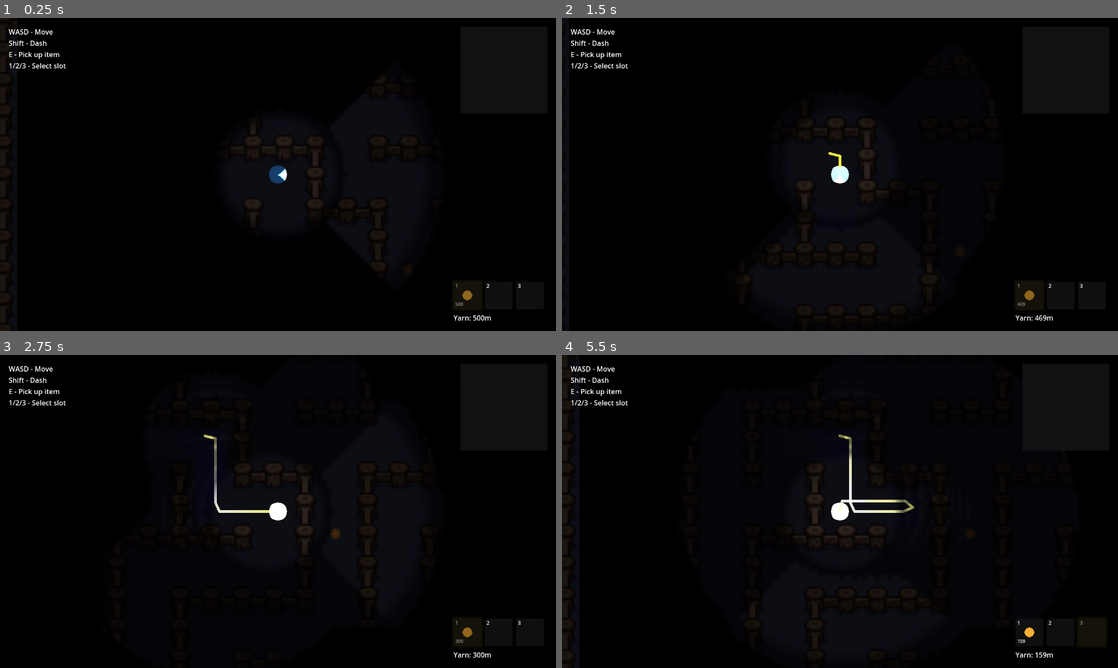
Above: before the commit, frames 1-4 (two rows, left to right).
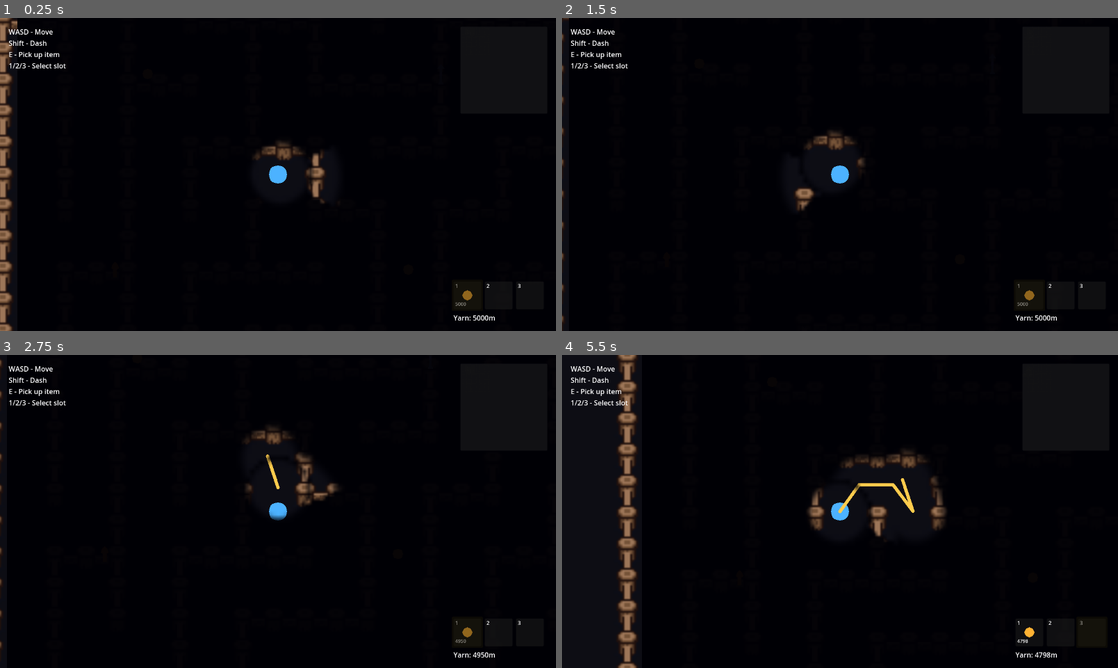
Above: after the commit, the same moments.

Repository: andye132/minos
Game: Godot game, scene res://scenes/main.tscn
Same seed, same stepped clock (60 frames per second), same inputs: the game is played once before the commit and once after it.
Inputs (mouse positions are in pixels of both pictures, inside the frame that each line leads up to):
- Up to frame 1 (0.25 s): no input
- Up to frame 2 (1.5 s): tap Enter at 0.5 s; move the mouse to (962, 158) at 0.52 s; hold D (move_right) 0.53-1.28 s; tap Shift (dash) at 0.6, 1.35 s; tap Space at 1.25 s; move the mouse to (728, 190) at 1.27 s; hold S (move_down) from 1.28 s (still down)
- Up to frame 3 (2.75 s): move the mouse to (333, 442) at 2.02 s; release S (move_down) at 2.03 s; hold D (move_right) from 2.03 s (still down); tap E (interact) at 2.1 s; tap Shift (dash) at 2.3 s
- Up to frame 4 (5.5 s): tap Enter at 2.75 s; move the mouse to (812, 574) at 2.77 s; release D (move_right) at 2.78 s; hold W (move_up) 2.78-3.53 s; tap 1 (slot_1) at 2.85 s; tap Shift (dash) at 3.05, 3.8, 4.55, 5.1 s; move the mouse to (1006, 558) at 3.52 s; hold A (move_left) 3.53-5.03 s; tap 2 (slot_2) at 3.6 s; move the mouse to (673, 464) at 4.27 s; tap 3 (slot_3) at 4.35 s; tap Space at 5 s; move the mouse to (867, 511) at 5.02 s; hold S (move_down) from 5.03 s (still down)

The runs differ from the first frame. In frame 1, 2.8% of the frame differs, in the area x 0-89%, y 0-100%; in frame 2, 1.5%; in frame 3, 2.0%; in frame 4, 5.2%, in the area x 9-89%, y 0-100%.

Commit message:
Added fog of war, currently have slow spacing yarn layout

Diff:
--- a/scenes/main.tscn
+++ b/scenes/main.tscn
@@ -164,6 +164,3 @@
 Shift - Dash
 E - Pick up item
 1/2/3 - Select slot"
-
-[node name="CanvasModulate" type="CanvasModulate" parent="."]
-color = Color(0.18717614, 0.18717614, 0.18717614, 1)
--- a/scenes/player.tscn
+++ b/scenes/player.tscn
@@ -1,20 +1,20 @@
-[gd_scene load_steps=8 format=3 uid="uid://player123"]
+[gd_scene load_steps=9 format=3 uid="uid://player123"]
 
 [ext_resource type="Script" uid="uid://bvixxpfba26ot" path="res://scripts/player.gd" id="1_player"]
 [ext_resource type="Script" uid="uid://swx1dn8cm5tt" path="res://scripts/inventory.gd" id="2_inventory"]
+[ext_resource type="Texture2D" uid="uid://d0dsbux5isdfs" path="res://Images/texture.tres" id="2_qhqgy"]
 
 [sub_resource type="CircleShape2D" id="CircleShape2D_player"]
 radius = 16.0
 
 [sub_resource type="Gradient" id="Gradient_g2els"]
-offsets = PackedFloat32Array(0.2, 0.21333334, 1)
-colors = PackedColorArray(0.9396552, 0.9396552, 0.9396552, 1, 1, 1, 1, 1, 0, 0, 0, 1)
+offsets = PackedFloat32Array(0.072916664, 0.7395833)
+colors = PackedColorArray(1, 1, 1, 1, 0, 0, 0, 1)
 
 [sub_resource type="GradientTexture2D" id="GradientTexture2D_qhqgy"]
 gradient = SubResource("Gradient_g2els")
 fill = 1
-fill_from = Vector2(0.5, 0.4906542)
-fill_to = Vector2(0.5, 0)
+fill_from = Vector2(0.49375, 0.50625)
 
 [sub_resource type="CircleShape2D" id="CircleShape2D_pickup"]
 radius = 40.0
@@ -28,6 +28,9 @@
 z_index = 5
 collision_mask = 2
 script = ExtResource("1_player")
+move_speed = 100.0
+dash_duration = 0.1
+dash_cooldown = 3.0
 
 [node name="CollisionShape2D" type="CollisionShape2D" parent="."]
 shape = SubResource("CircleShape2D_player")
@@ -37,19 +40,12 @@
 polygon = PackedVector2Array(-12, -8, -8, -12, 0, -14, 8, -12, 12, -8, 14, 0, 12, 8, 8, 12, 0, 14, -8, 12, -12, 8, -14, 0)
 
 [node name="Flashlight" type="PointLight2D" parent="."]
-color = Color(1, 0.95, 0.85, 1)
-energy = 4.0
-shadow_enabled = true
-shadow_color = Color(0, 0, 0, 0.9)
-shadow_filter = 2
+enabled = false
 texture = SubResource("GradientTexture2D_qhqgy")
-texture_scale = 2.5
 
 [node name="AmbientLight" type="PointLight2D" parent="."]
-color = Color(0.6, 0.7, 1, 1)
-energy = 0.25
-texture = SubResource("GradientTexture2D_qhqgy")
-texture_scale = 0.8
+enabled = false
+texture = ExtResource("2_qhqgy")
 
 [node name="DashTimer" type="Timer" parent="."]
 one_shot = true
--- a/scripts/fog_of_war.gd
+++ b/scripts/fog_of_war.gd
@@ -11,12 +11,12 @@
 
 # Fog settings
 @export var fog_color: Color = Color(0.0, 0.0, 0.02, 0.97)
-@export var revealed_color: Color = Color(0.0, 0.0, 0.02, 0.6)  # Previously seen areas
-@export var clear_color: Color = Color(0, 0, 0, 0)  # Currently visible
-
-@export var flashlight_range: float = 250.0
-@export var flashlight_angle: float = 45.0
-@export var yarn_glow_radius: float = 100.0
+@export var revealed_color: Color = Color(0.0, 0.0, 0.0, 1.0)  # Previously seen areas
+@export var clear_color: Color = Color(0.0, 0.0, 0.0, 0.49)  # Currently visible
+
+@export var flashlight_range: float = 100.0
+@export var flashlight_angle: float = 30.0
+@export var yarn_glow_radius: float = 50.0
 @export var resolution_scale: float = 0.15  # Lower = better performance
 
 # Fog map dimensions (will be set based on maze)
@@ -77,16 +77,25 @@
 	var scale_x = float(fog_width) / world_width
 	var scale_y = float(fog_height) / world_height
 
-	# Clear areas around flashlight
+	# Clear areas around flashlight (follows mouse cursor)
 	if player:
 		var player_pos = player.global_position
-		var look_dir = player.look_direction
+		var mouse_pos = player.get_global_mouse_position()
+		var look_dir = (mouse_pos - player_pos).normalized()
+		if look_dir.length() < 0.1:
+			look_dir = Vector2.RIGHT
 		_clear_flashlight_cone(player_pos, look_dir, scale_x, scale_y)
 
-	# Clear areas around yarn
+	# Clear areas along the entire yarn LINE (not just at points)
 	if yarn_trail:
-		for yarn_pos in yarn_trail.get_points():
-			_clear_circle(yarn_pos, yarn_glow_radius, scale_x, scale_y)
+		var points = yarn_trail.get_points()
+		if points.size() > 0:
+			# Clear along each line segment
+			for i in range(points.size() - 1):
+				_clear_line_segment(points[i], points[i + 1], yarn_glow_radius, scale_x, scale_y)
+			# Also clear at the last point
+			if points.size() > 0:
+				_clear_circle(points[points.size() - 1], yarn_glow_radius, scale_x, scale_y)
 
 	# Apply revealed areas (show as slightly less dark)
 	_apply_revealed_areas()
@@ -138,6 +147,56 @@
 				revealed_map.set_pixel(px, py, Color(1, 1, 1, 1))
 
 
+func _clear_line_segment(start: Vector2, end: Vector2, radius: float, scale_x: float, scale_y: float) -> void:
+	# Clear fog along the entire line segment with smooth edges
+	var fog_start = Vector2(start.x * scale_x, start.y * scale_y)
+	var fog_end = Vector2(end.x * scale_x, end.y * scale_y)
+	var fog_radius = radius * max(scale_x, scale_y)
+
+	var line_vec = fog_end - fog_start
+	var line_length = line_vec.length()
+
+	if line_length < 0.1:
+		return
+
+	var line_dir = line_vec / line_length
+
+	# Calculate bounding box for the line segment
+	var min_x = int(min(fog_start.x, fog_end.x) - fog_radius) - 1
+	var max_x = int(max(fog_start.x, fog_end.x) + fog_radius) + 1
+	var min_y = int(min(fog_start.y, fog_end.y) - fog_radius) - 1
+	var max_y = int(max(fog_start.y, fog_end.y) + fog_radius) + 1
+
+	min_x = clampi(min_x, 0, fog_width - 1)
+	max_x = clampi(max_x, 0, fog_width - 1)
+	min_y = clampi(min_y, 0, fog_height - 1)
+	max_y = clampi(max_y, 0, fog_height - 1)
+
+	for py in range(min_y, max_y + 1):
+		for px in range(min_x, max_x + 1):
+			var pixel_pos = Vector2(px, py)
+
+			# Calculate distance from pixel to line segment
+			var to_pixel = pixel_pos - fog_start
+			var t = clampf(to_pixel.dot(line_dir) / line_length, 0.0, 1.0)
+			var closest_point = fog_start + line_dir * (t * line_length)
+			var dist = pixel_pos.distance_to(closest_point)
+
+			if dist <= fog_radius:
+				# Smooth falloff at edges
+				var alpha = 0.0
+				var edge_dist = fog_radius * 0.3
+				if dist > fog_radius - edge_dist:
+					alpha = (dist - (fog_radius - edge_dist)) / edge_dist * fog_color.a
+
+				var current = fog_image.get_pixel(px, py)
+				if alpha < current.a:
+					fog_image.set_pixel(px, py, Color(fog_color.r, fog_color.g, fog_color.b, alpha))
+
+				# Mark as revealed
+				revealed_map.set_pixel(px, py, Color(1, 1, 1, 1))
+
+
 func _clear_circle(center: Vector2, radius: float, scale_x: float, scale_y: float) -> void:
 	var fog_center = Vector2(center.x * scale_x, center.y * scale_y)
 	var fog_radius = radius * max(scale_x, scale_y)
--- a/scripts/minimap.gd
+++ b/scripts/minimap.gd
@@ -1,8 +1,8 @@
 extends SubViewportContainer
 class_name Minimap
 
-const MINIMAP_SIZE: Vector2 = Vector2(200, 200)  # Fixed size for minimap display
-
+# Minimap display settings
+@export var max_minimap_size: float = 200.0  # Maximum dimension
 @export var margin: Vector2 = Vector2(20, 20)
 
 @onready var viewport: SubViewport = $SubViewport
@@ -14,6 +14,7 @@
 var maze_bounds: Vector2 = Vector2(800, 600)
 var maze_ref: MazeGen
 var yarn_trail_ref: YarnTrail
+var minimap_size: Vector2 = Vector2(200, 200)
 
 
 func _ready() -> void:
@@ -31,11 +32,19 @@
 
 func _position_minimap() -> void:
 	var screen_size = get_viewport_rect().size
-	position = Vector2(screen_size.x - MINIMAP_SIZE.x - margin.x, margin.y)
+	position = Vector2(screen_size.x - minimap_size.x - margin.x, margin.y)
 
 
 func set_maze_bounds(bounds: Vector2) -> void:
 	maze_bounds = bounds
+	# Calculate minimap size to maintain aspect ratio
+	var aspect = bounds.x / bounds.y
+	if aspect >= 1.0:
+		# Wider than tall
+		minimap_size = Vector2(max_minimap_size, max_minimap_size / aspect)
+	else:
+		# Taller than wide
+		minimap_size = Vector2(max_minimap_size * aspect, max_minimap_size)
 	_update_minimap_size()
 
 
@@ -52,16 +61,16 @@
 
 
 func _update_minimap_size() -> void:
-	custom_minimum_size = MINIMAP_SIZE
-	size = MINIMAP_SIZE
+	custom_minimum_size = minimap_size
+	size = minimap_size
 
 	if viewport:
-		viewport.size = Vector2i(MINIMAP_SIZE)
+		viewport.size = Vector2i(minimap_size)
 
 	if minimap_camera:
 		# Calculate zoom to fit entire maze in minimap
-		var zoom_x = MINIMAP_SIZE.x / maze_bounds.x
-		var zoom_y = MINIMAP_SIZE.y / maze_bounds.y
+		var zoom_x = minimap_size.x / maze_bounds.x
+		var zoom_y = minimap_size.y / maze_bounds.y
 		var zoom_val = min(zoom_x, zoom_y)
 		minimap_camera.zoom = Vector2(zoom_val, zoom_val)
 		minimap_camera.position = maze_bounds / 2
@@ -113,4 +122,4 @@
 
 
 func get_current_size() -> Vector2:
-	return MINIMAP_SIZE
+	return minimap_size
--- a/scripts/player.gd
+++ b/scripts/player.gd
@@ -3,11 +3,11 @@
 
 # Movement
 @export var move_speed: float = 200.0
-@export var acceleration: float = 1500.0
+@export var acceleration: float = 1000.0
 @export var friction: float = 1200.0
 
 # Dash
-@export var dash_speed: float = 600.0
+@export var dash_speed: float = 300.0
 @export var dash_duration: float = 0.15
 @export var dash_cooldown: float = 0.8
 
@@ -16,10 +16,11 @@
 var can_dash: bool = true
 var dash_direction: Vector2 = Vector2.ZERO
 var look_direction: Vector2 = Vector2.RIGHT
+var current_flashlight_angle: float = 0.0  # For smooth rotation
 
 # Yarn
-@export var starting_yarn: float = 500.0  # Starting yarn units
-var yarn_in_inventory: float = 500.0  # How much yarn we can still lay down
+@export var starting_yarn: float = 5000.0  # Starting yarn units
+var yarn_in_inventory: float = 5000.0  # How much yarn we can still lay down
 
 # References
 @onready var flashlight: PointLight2D = $Flashlight
@@ -74,37 +75,19 @@
 
 
 func _create_light_textures() -> void:
-	# Create a proper cone/wedge texture for the flashlight
-	var cone_image = _create_cone_image(512, 512, 45.0)  # 45 degree half-angle cone
-	var cone_image_texture = ImageTexture.create_from_image(cone_image)
-	flashlight.texture = cone_image_texture
-	flashlight.texture_scale = 1.5
-
-	# Radial texture for ambient light
-	radial_texture = GradientTexture2D.new()
-	radial_texture.width = 256
-	radial_texture.height = 256
-	radial_texture.fill = GradientTexture2D.FILL_RADIAL
-	radial_texture.fill_from = Vector2(0.5, 0.5)
-	radial_texture.fill_to = Vector2(0.5, 0.0)
-
-	var radial_gradient = Gradient.new()
-	radial_gradient.set_offset(0, 0.0)
-	radial_gradient.set_color(0, Color(1, 1, 1, 1))
-	radial_gradient.set_offset(1, 1.0)
-	radial_gradient.set_color(1, Color(1, 1, 1, 0))
-	radial_texture.gradient = radial_gradient
-	ambient_light.texture = radial_texture
+	# Disable lights - fog of war handles visibility
+	flashlight.enabled = false
+	ambient_light.enabled = false
 
 
 func _create_cone_image(width: int, height: int, half_angle_deg: float) -> Image:
-	# Create a cone-shaped light texture
-	# The cone points to the right (angle 0) and will be rotated by the flashlight
+	# Create a smooth cone with bright center
 	var image = Image.create(width, height, false, Image.FORMAT_RGBA8)
 
 	var center = Vector2(width / 2.0, height / 2.0)
 	var half_angle_rad = deg_to_rad(half_angle_deg)
 	var max_dist = width / 2.0
+	var center_radius = max_dist * 0.12
 
 	for y in range(height):
 		for x in range(width):
@@ -112,24 +95,37 @@
 			var dist = pos.length()
 			var angle = abs(atan2(pos.y, pos.x))
 
-			# Check if within cone angle (pointing right, so angle from 0)
-			if angle <= half_angle_rad and pos.x >= 0:
-				# Inside the cone
-				var dist_factor = 1.0 - (dist / max_dist)
+			var alpha = 0.0
+
+			# Bright center circle
+			if dist < center_radius:
+				var center_falloff = dist / center_radius
+				alpha = 1.0 - (center_falloff * 0.1)  # Slight falloff from very center
+			# Cone area with smooth edges
+			elif angle <= half_angle_rad and pos.x >= 0:
+				# Distance falloff - smooth curve
+				var dist_factor = 1.0 - ((dist - center_radius) / (max_dist - center_radius))
 				dist_factor = clampf(dist_factor, 0.0, 1.0)
-
-				# Soften edges of the cone
-				var angle_factor = 1.0 - (angle / half_angle_rad)
-				angle_factor = pow(angle_factor, 0.5)  # Soft edge falloff
-
-				var alpha = dist_factor * angle_factor
-				alpha = pow(alpha, 0.7)  # Adjust falloff curve
-
-				image.set_pixel(x, y, Color(1, 1, 1, alpha))
-			else:
-				image.set_pixel(x, y, Color(0, 0, 0, 0))
+				dist_factor = smoothstep(0.0, 1.0, dist_factor)
+
+				# Angle falloff - very smooth at edges
+				var angle_normalized = angle / half_angle_rad
+				var angle_factor = 1.0 - smoothstep(0.5, 1.0, angle_normalized)
+
+				alpha = dist_factor * angle_factor
+			# Transition zone between center and cone
+			elif dist < center_radius * 2.0 and pos.x >= -center_radius:
+				var transition = 1.0 - ((dist - center_radius) / center_radius)
+				alpha = clampf(transition * 0.5, 0.0, 0.5)
+
+			image.set_pixel(x, y, Color(1, 1, 1, alpha))
 
 	return image
+
+
+func smoothstep(edge0: float, edge1: float, x: float) -> float:
+	var t = clampf((x - edge0) / (edge1 - edge0), 0.0, 1.0)
+	return t * t * (3.0 - 2.0 * t)
 
 
 func _physics_process(delta: float) -> void:
@@ -244,7 +240,14 @@
 
 
 func _update_flashlight_rotation() -> void:
-	flashlight.rotation = look_direction.angle()
+	# Follow mouse cursor
+	var mouse_pos = get_global_mouse_position()
+	var direction_to_mouse = (mouse_pos - global_position).normalized()
+	var target_angle = direction_to_mouse.angle()
+
+	# Smooth interpolation for fluid movement
+	current_flashlight_angle = lerp_angle(current_flashlight_angle, target_angle, 0.15)
+	flashlight.rotation = current_flashlight_angle
 
 
 func _update_yarn() -> void:
--- a/scripts/yarn_trail.gd
+++ b/scripts/yarn_trail.gd
@@ -2,9 +2,8 @@
 class_name YarnTrail
 
 # Yarn properties
-@export var max_yarn_length: float = 500.0  # Maximum length in yarn units
-@export var point_spacing: float = 15.0  # Distance between yarn points in pixels
-@export var light_spacing: int = 1  # Place light every N points (1 = every point)
+@export var max_yarn_length: float = 5000.0  # Maximum length in yarn units
+@export var point_spacing: float = 50.0  # dist between yarn points in pixels - 50 is chopp;y
 @export var pixels_per_unit: float = 1.0  # How many pixels = 1 yarn unit
 
 # Current state
@@ -12,10 +11,6 @@
 var current_length: float = 0.0  # In yarn units
 var is_continuous: bool = true  # Yarn lights up only if continuous
 var is_active: bool = true  # Yarn is being laid down
-
-# Light management
-var yarn_lights: Array[PointLight2D] = []
-var radial_texture: GradientTexture2D
 
 # Visual
 @onready var line: Line2D = $Line2D
@@ -26,28 +21,19 @@
 
 
 func _ready() -> void:
-	_create_light_texture()
+	_setup_line()
 	_update_visual()
 
 
-func _create_light_texture() -> void:
-	radial_texture = GradientTexture2D.new()
-	radial_texture.width = 128
-	radial_texture.height = 128
-	radial_texture.fill = GradientTexture2D.FILL_RADIAL
-	radial_texture.fill_from = Vector2(0.5, 0.5)
-	radial_texture.fill_to = Vector2(0.5, 0.0)
-
-	var gradient = Gradient.new()
-	gradient.set_offset(0, 0.0)
-	gradient.set_color(0, Color(1, 1, 1, 1))
-	gradient.set_offset(1, 1.0)
-	gradient.set_color(1, Color(1, 1, 1, 0))
-	radial_texture.gradient = gradient
+func _setup_line() -> void:
+	line.width = 5.0
+	line.default_color = Color(1.0, 0.8, 0.3, 1.0)
+	line.joint_mode = Line2D.LINE_JOINT_ROUND
+	line.begin_cap_mode = Line2D.LINE_CAP_ROUND
+	line.end_cap_mode = Line2D.LINE_CAP_ROUND
 
 
 func add_point(pos: Vector2, available_yarn: float) -> float:
-	# Returns how much yarn was consumed (in yarn units)
 	if not is_active:
 		return 0.0
 
@@ -62,70 +48,40 @@
 	if distance_pixels < point_spacing:
 		return 0.0
 
-	# Convert pixel distance to yarn units
 	var yarn_needed = distance_pixels / pixels_per_unit
 
-	# Check if we have enough yarn in inventory to LAY DOWN more
 	if available_yarn >= yarn_needed:
-		# We have yarn to lay down - trail grows
 		yarn_points.append(pos)
 		current_length += yarn_needed
-
-		# Add light at intervals
-		if yarn_points.size() % light_spacing == 0:
-			_add_yarn_light(pos)
-
-		# Trim excess if over max length
 		_trim_to_max_length()
-
 		_update_visual()
 		yarn_length_changed.emit(current_length, max_yarn_length)
 		return yarn_needed
 	else:
-		# No yarn in inventory - DRAG the trail (constant length)
-		# Add new point at front, remove equal length from back
 		_drag_trail(pos)
-		return 0.0  # No yarn consumed from inventory when dragging
+		return 0.0
 
 
 func _drag_trail(new_pos: Vector2) -> void:
-	# When out of inventory yarn, we drag the trail behind us
-	# The trail stays the SAME length - we just move it
-
 	if yarn_points.size() < 2:
 		yarn_points.append(new_pos)
 		_update_visual()
 		return
 
-	# Calculate how much we're adding
 	var last_point = yarn_points[yarn_points.size() - 1]
 	var add_distance = new_pos.distance_to(last_point) / pixels_per_unit
 
-	# Add the new point
 	yarn_points.append(new_pos)
 	current_length += add_distance
 
-	# Remove from the START until we're back to original length
-	# (or slightly under due to discrete points)
-	var target_length = max_yarn_length  # Trail should be at max when dragging
+	var target_length = max_yarn_length
 
 	while current_length > target_length and yarn_points.size() > 2:
 		var first = yarn_points[0]
 		var second = yarn_points[1]
 		var segment_length = first.distance_to(second) / pixels_per_unit
-
 		yarn_points.remove_at(0)
 		current_length -= segment_length
-
-		# Remove associated light
-		if yarn_lights.size() > 0:
-			var light = yarn_lights[0]
-			yarn_lights.remove_at(0)
-			light.queue_free()
-
-	# Add light at intervals
-	if yarn_points.size() % light_spacing == 0:
-		_add_yarn_light(new_pos)
 
 	_update_visual()
 	yarn_length_changed.emit(current_length, max_yarn_length)
@@ -135,38 +91,9 @@
 	while current_length > max_yarn_length and yarn_points.size() > 2:
 		var first = yarn_points[0]
 		var second = yarn_points[1]
-		var segment_pixels = first.distance_to(second)
-		var segment_yarn = segment_pixels / pixels_per_unit
-
+		var segment_yarn = first.distance_to(second) / pixels_per_unit
 		yarn_points.remove_at(0)
 		current_length -= segment_yarn
-
-		# Remove old lights
-		if yarn_lights.size() > 0:
-			var light = yarn_lights[0]
-			yarn_lights.remove_at(0)
-			light.queue_free()
-
-
-func _add_yarn_light(pos: Vector2) -> void:
-	if not is_continuous:
-		return
-
-	var light = PointLight2D.new()
-	light.color = Color(1.0, 0.8, 0.4, 1.0)
-	light.energy = 1.5  # Strong enough to be visible in darkness
-	light.texture_scale = 2.0  # Larger glow radius
-	light.texture = radial_texture
-	light.global_position = pos
-	light.z_index = 10
-
-	# Enable shadows so light doesn't pass through walls
-	light.shadow_enabled = true
-	light.shadow_color = Color(0, 0, 0, 0.8)
-	light.shadow_filter = 1  # PCF5 filter for smoother shadows
-
-	add_child(light)
-	yarn_lights.append(light)
 
 
 func _update_visual() -> void:
@@ -176,33 +103,22 @@
 	line.clear_points()
 
 	if not is_continuous:
-		line.default_color = Color(0.4, 0.3, 0.2, 0.5)  # Dim when broken
+		line.default_color = Color(0.4, 0.3, 0.2, 0.5)
 	else:
-		line.default_color = Color(1.0, 0.7, 0.2, 0.9)  # Bright when continuous
+		line.default_color = Color(1.0, 0.8, 0.3, 1.0)
 
-	# Since YarnTrail is top-level at origin, global coords work directly
 	for point in yarn_points:
 		line.add_point(point)
 
 
 func break_yarn() -> void:
 	is_continuous = false
-
-	# Turn off all lights
-	for light in yarn_lights:
-		light.energy = 0.0
-
 	_update_visual()
 	yarn_broken.emit()
 
 
 func restore_yarn() -> void:
 	is_continuous = true
-
-	# Turn lights back on
-	for light in yarn_lights:
-		light.energy = 1.5
-
 	_update_visual()
 	yarn_restored.emit()
 
Not shown: 1 places in scenes/main.tscn that only renumber resources
